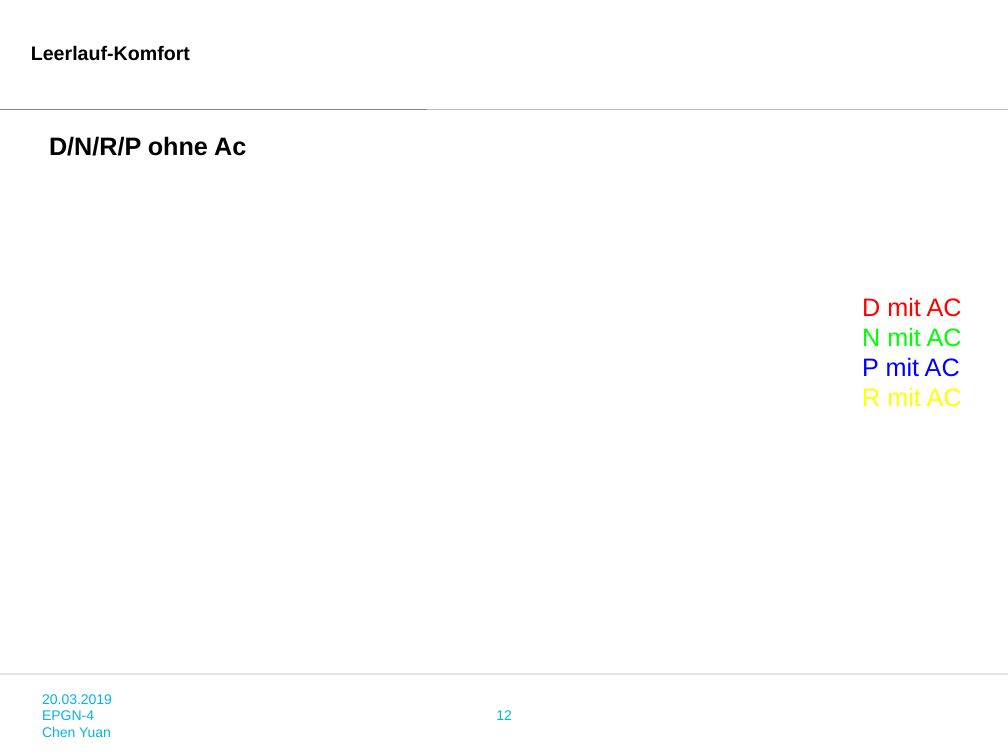
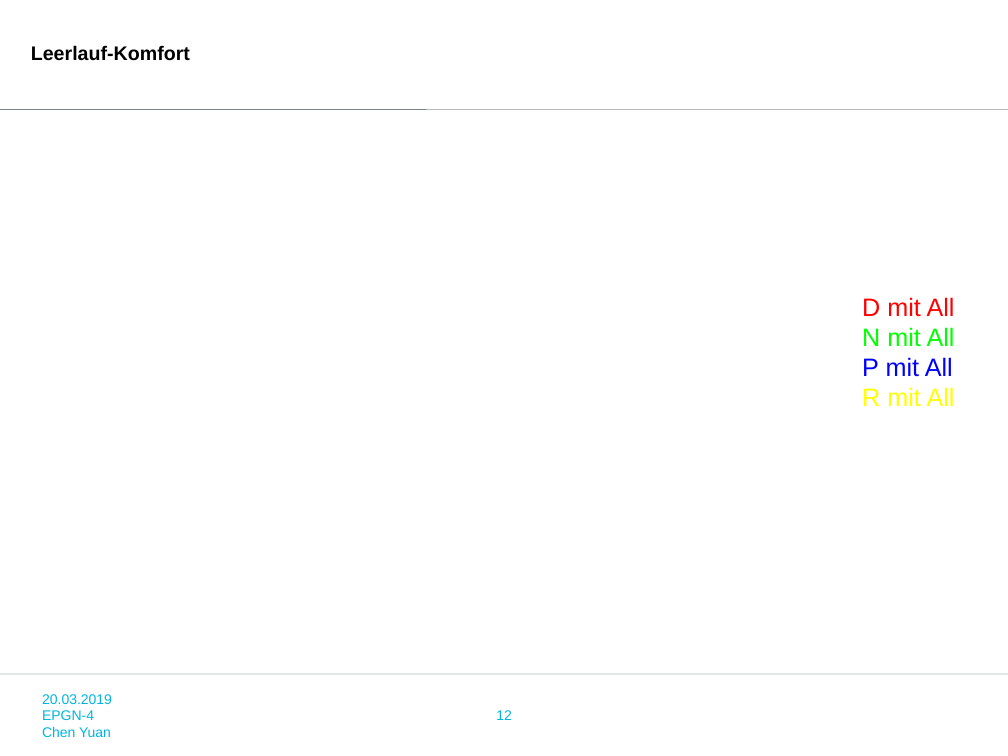
Before and after one commit to zhangxingjing/EPGN_INFO, a slide deck: slide 12 of epgn_info/epgn_info/apps/calculate/PPTModel/4zuo.pptx. Drawn at 1008x756 pixels with LibreOffice and Linux fonts; fonts in the diff are those of the drawing; background and template pictures are left out. Boxes give left, top, right and bottom in pixels: in the first picture for what was removed or moved away, otherwise in the second. Text is boxed around its words. In the diff, an @@ line names an element or a change of style, - is before the commit and + after.

```diff
--- a/epgn_info/epgn_info/apps/calculate/PPTModel/4zuo.pptx
+++ b/epgn_info/epgn_info/apps/calculate/PPTModel/4zuo.pptx
@@ text removed at [49, 136, 246, 156] @@
-D/N/R/P ohne Ac
@@ text at [862, 297, 955, 407]: text changed @@
-D mit AC
-N mit AC
-P mit AC
-R mit AC
+D mit All
+N mit All
+P mit All
+R mit All
```
Also in this commit, not shown: 9 other slides changed, 5 other files.
